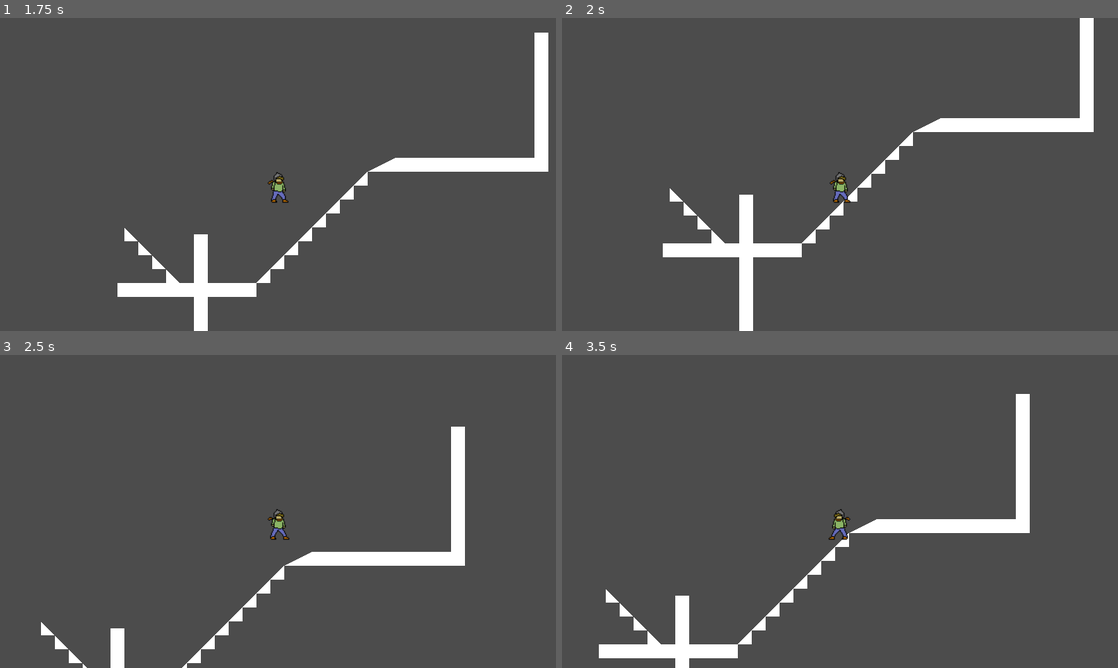
Above: before the commit, frames 1-4 (two rows, left to right).
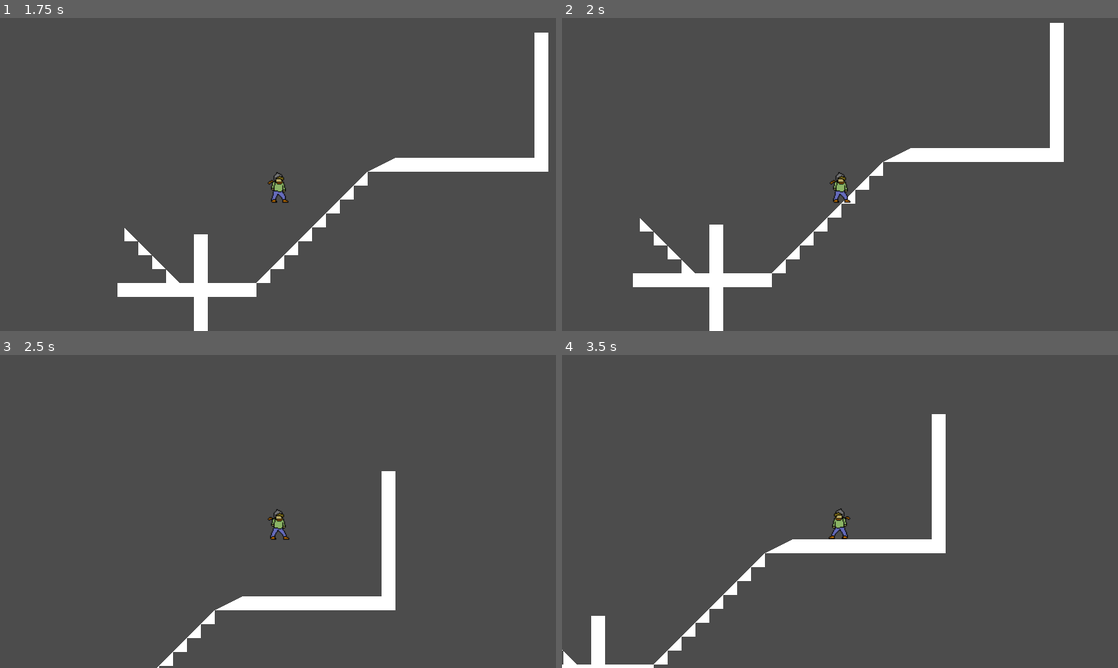
Above: after the commit, the same moments.

Repository: PixelLoaf/Project-Novae
Game: Godot game, scene res://Menu/MainMenu.tscn
The game is run twice, just before and just after one commit, with the same random seed, the same clock (stepped at 60 frames per second) and the same inputs.
Inputs (mouse positions are in pixels of both pictures, inside the frame that each line leads up to):
- Up to frame 1 (1.75 s): click "Start Game" at 0.5 s; tap H (hide_debug) at 1.25 s; move the mouse to (400, 158) at 1.27 s; hold Right (move_right) from 1.28 s (still down); hold Space (action_jump) from 1.28 s (still down); click (400, 158) at 1.42 s
- Up to frame 2 (2 s): keep holding Right (move_right); keep holding Space (action_jump)
- Up to frame 3 (2.5 s): keep holding Right (move_right); move the mouse to (166, 527) at 2.02 s; release Space (action_jump) at 2.03 s; tap Space (action_jump) at 2.1, 2.27 s
- Up to frame 4 (3.5 s): tap Space (action_jump) at 2.57 s; move the mouse to (895, 442) at 2.77 s; release Right (move_right) at 2.78 s; hold Left (move_left) from 2.78 s (still down); hold Space (action_jump) from 2.78 s (still down)

Frame 1 is identical in both runs. In frame 2, 8.2% of the frame differs, in the area x 12-96%, y 0-100%; in frame 3, 5.5%; in frame 4, 7.5%.

Commit message:
Player now stops when landing on a slope

Diff:
--- a/files/Object/Player/Player.gd
+++ b/files/Object/Player/Player.gd
@@ -9,7 +9,7 @@
 # Time after pressing the jump button that the player can still jump for
 const CHAR_TIME_JUMP_WITHOLD = 0.2
 # If the player is not moving, stop the player if they are moving slower than this
-const CHAR_INERT_STOP_SPEED = 25
+const CHAR_INERT_STOP_SPEED = 5
 # If the player is moving, stop the player if they are moving slower than this
 const CHAR_MOVING_STOP_SPEED = 0
 # If the player is moving downhill, this is the maximum that their velocity can be multiplied by
@@ -72,26 +72,53 @@
 func char_is_on_floor():
 	return char_time_since_floor < CHAR_TIME_MAX_JUMP
 
-func _input(event):
-	if event.is_action_pressed("action_jump"):
-		char_time_since_jump_button = 0.0
-
 # Project the player so that it moves by 'vec'
 func char_project_self(space, param, vec):
 	param.transform = get_node("CollisionShape2D").get_global_transform()
 	param.motion = vec
 	var result = space.cast_motion(param)
-	print(result)
 	if not result.empty() and result[1] != 1:
 		move_and_collide(vec * result[1])
 
+# Recalculate the player's normal vector
+func char_calc_normal():
+	if get_slide_count() > 0:
+		char_floor_normal = Vector2();
+		for i in range(get_slide_count()):
+			var col = get_slide_collision(i);
+			if abs(col.normal.dot(CHAR_UP)) > 0.2:
+				char_floor_normal += col.normal
+		if char_floor_normal == Vector2():
+			char_floor_normal = CHAR_UP;
+		else:
+			char_floor_normal = char_floor_normal.normalized()
+
+# Do character movement. Should be called once per physics process
 var _char_cast_param = Physics2DShapeQueryParameters.new();
 func char_do_movement(stop_speed):
-	var space_state = get_world_2d().get_direct_space_state()
+	var prev_normal = char_get_normal()
+	var prev_veloc = char_velocity
+	var prev_transform = transform
 	char_velocity = move_and_slide(char_velocity, CHAR_UP, stop_speed, 4, 0.8)
+	char_calc_normal()
 	if char_is_on_floor():
+		var space_state = get_world_2d().get_direct_space_state()
 		char_project_self(space_state, _char_cast_param, CHAR_UP * -4);
+	elif is_on_floor():
+		# If the player was in the air, but is now on a floor, we need to do some
+		# stuff so that the player stops on the slope. First, we return the player to
+		# their original position.
+		transform = prev_transform
+		# Rotate the player's velocity to match the new surface's normal
+		char_velocity = prev_veloc.rotated(char_floor_normal.angle() - prev_normal.angle())
+		# Redo the whole movement process
+		char_velocity = move_and_slide(char_velocity, CHAR_UP, stop_speed, 4, 0.8)
+		char_calc_normal()
+	# Detect if the player is touching a floor
+	if is_on_floor():
+		char_time_since_floor = 0.0
 
+# Every frame
 func _physics_process(delta):
 	CHAR_UP = Vector2(0, -1).rotated(get_rotation())
 	# Calculate movement
@@ -120,22 +147,7 @@
 		char_time_since_floor = 1.0
 	# Actual movement here
 	char_do_movement(stop_speed)
-#	char_velocity = move_and_slide(char_velocity, CHAR_UP, stop_speed, 4, 0.8)
-	# Detect if the player is touching a floor
-	if is_on_floor():
-		char_time_since_floor = 0.0
-	# Calculate the player's normal if they are on the ground
-	if get_slide_count() > 0:
-		char_floor_normal = Vector2();
-		for i in range(get_slide_count()):
-			var col = get_slide_collision(i);
-			if abs(col.normal.dot(CHAR_UP)) > 0.2:
-				char_floor_normal += col.normal
-		if char_floor_normal == Vector2():
-			char_floor_normal = CHAR_UP;
-		else:
-			char_floor_normal = char_floor_normal.normalized()
-	# Change the player's horizontal movement according to the player's input
+	# Change player's acceleration if they are on a slope
 	var mult_accel = 1
 	if target_speed > veloc_h:
 		var mult_right = char_get_normal().dot(CHAR_UP.rotated(PI/2))
@@ -149,13 +161,21 @@
 			mult_accel = lerp(1, CHAR_DOWNHILL_MULT_MAX, mult_left)
 		else:
 			mult_accel = lerp(1, CHAR_UPHILL_MULT_MIN, -mult_left)
+	# Player is more slippery when in the air
 	var slip = char_slipperiness
 	if not char_is_on_floor():
 		slip = CHAR_SLIP_AIR
+	# Change the player's horizontal movement according to the player's input
 	veloc_h = char_get_motion_horizontal(char_get_normal())
 	veloc_h += mult_accel * delta * (target_speed - veloc_h) / slip
 	char_set_motion_horizontal(char_get_normal(), veloc_h)
 
+# On input received
+func _input(event):
+	if event.is_action_pressed("action_jump"):
+		char_time_since_jump_button = 0.0
+
+# Character is ready
 func _ready():
 	$AnimationPlayer.play("idle")
 	_char_cast_param.collision_layer = self.collision_mask
